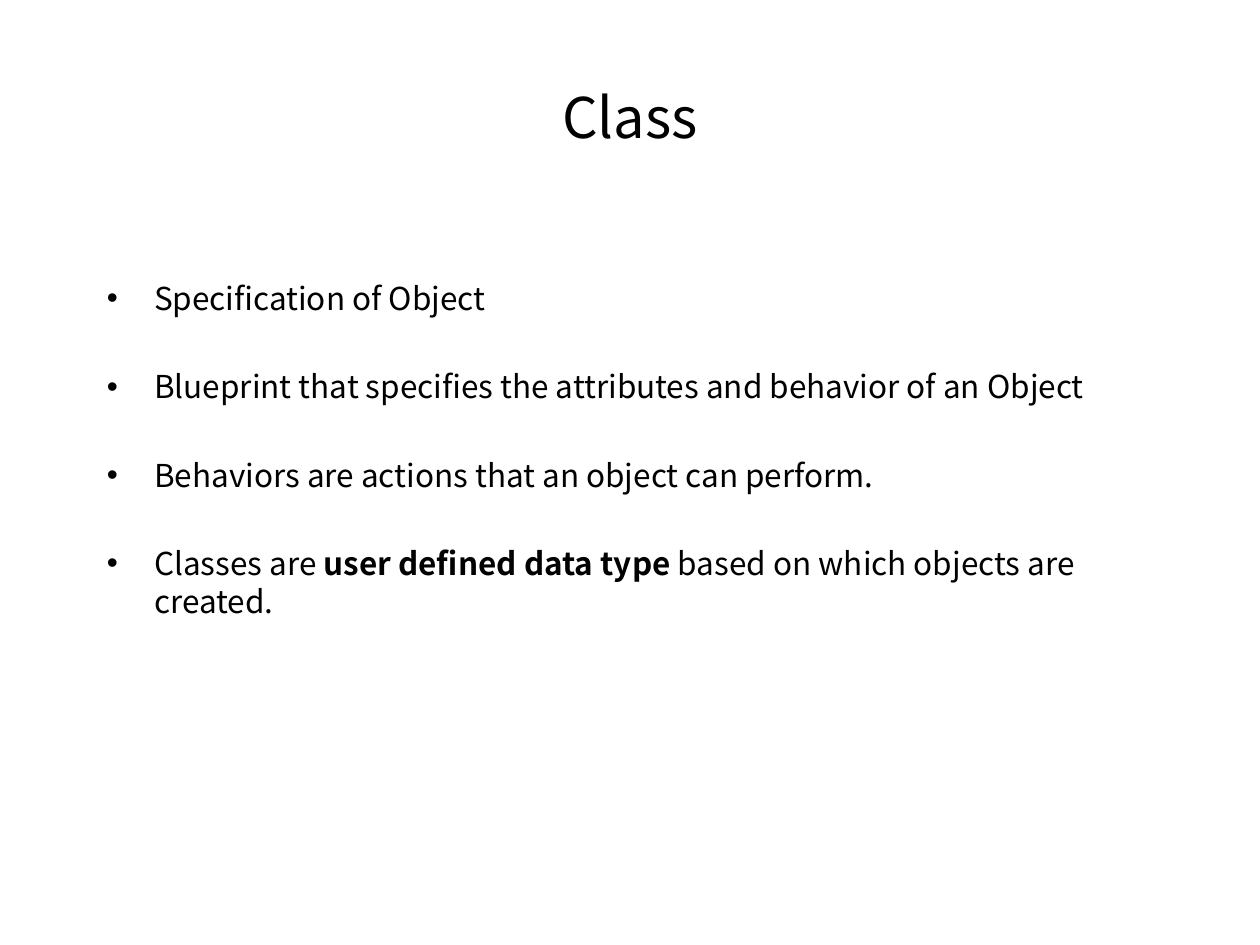
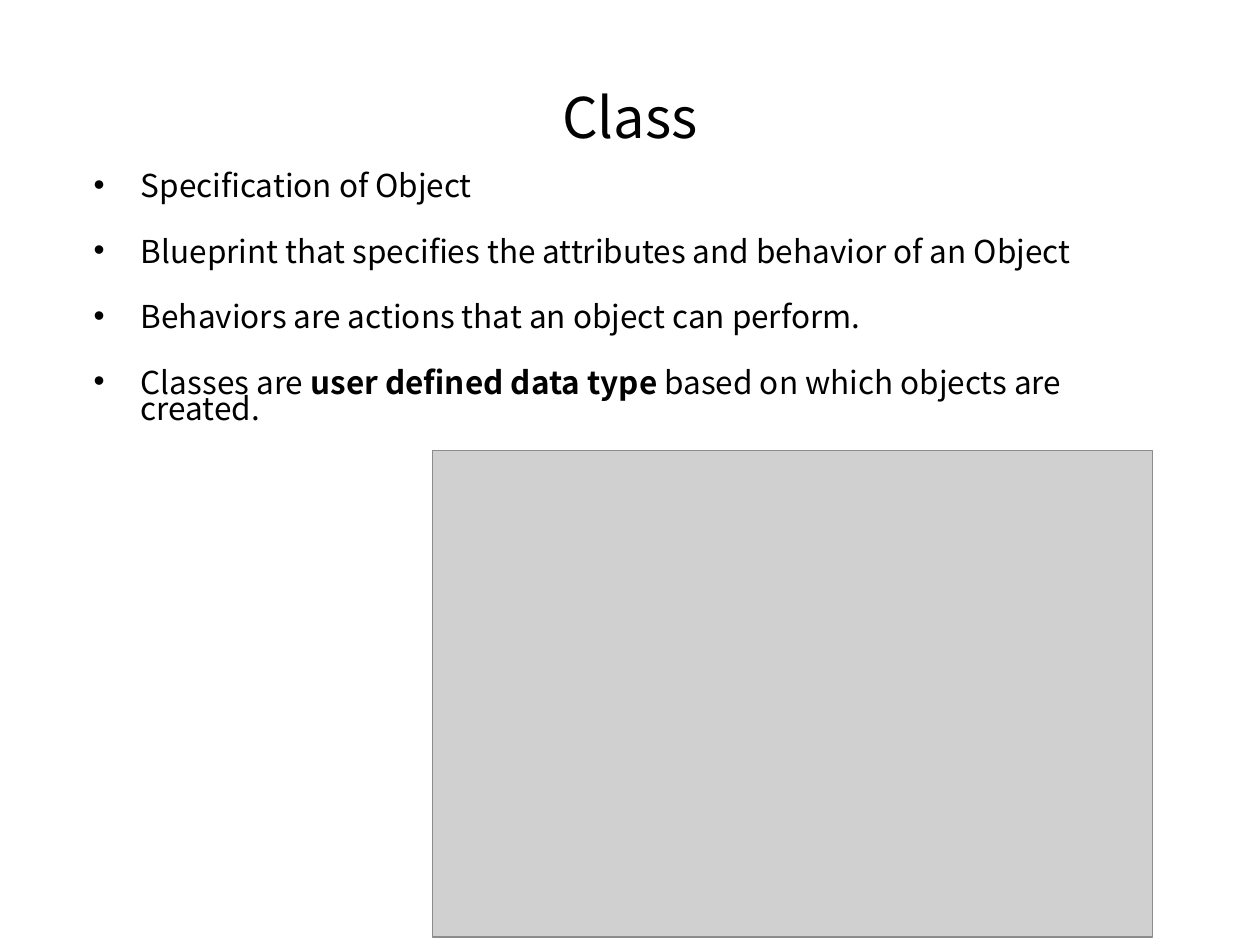
Before and after one commit to pankajfri/Training-Materials, a slide deck: slide 33 of Objected Oriented Programming Concepts Using C++ & Data Structures/Session-1.pptx. Drawn at 1260x945 pixels with LibreOffice and Linux fonts; fonts in the diff are those of the drawing; grey boxes stand for pictures. Boxes give left, top, right and bottom in pixels: in the first picture for what was removed or moved away, otherwise in the second. Text is boxed around its words. In the diff, an @@ line names an element or a change of style, - is before the commit and + after.

```diff
--- a/Objected Oriented Programming Concepts Using C++ & Data Structures/Session-1.pptx
+++ b/Objected Oriented Programming Concepts Using C++ & Data Structures/Session-1.pptx
@@ text "Specification of Object": place and size @@
-text "Specification of Object" at box(154, 284, 1084, 614)
+text "Specification of Object" at box(141, 171, 1071, 421)
@@ text "Specification of Object" at box(141, 171, 1071, 421): line spacing 1 to 0.7 @@
@@ picture added at box(432, 450, 1152, 936) @@
```
Also in this commit, not shown: 4 other files.
